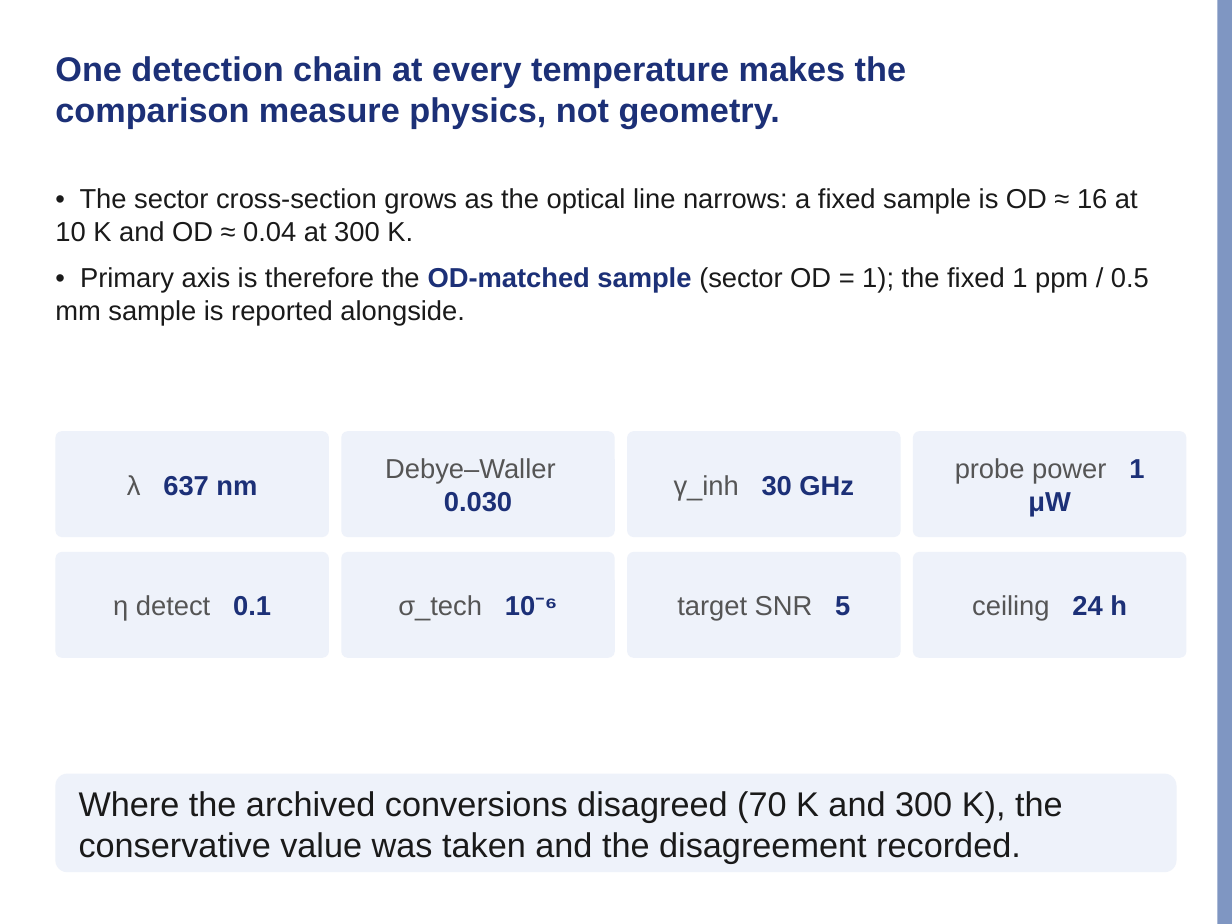
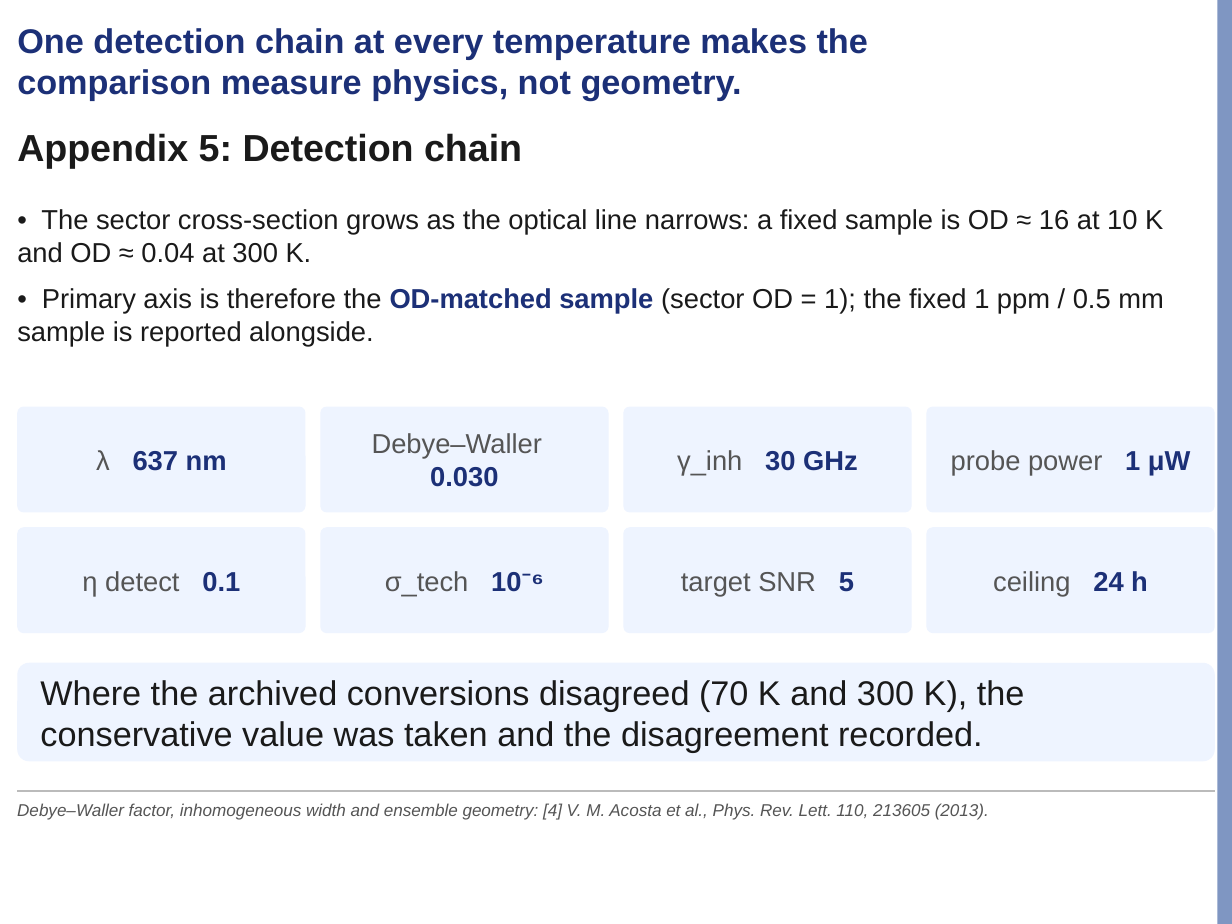
Before and after one commit to Risei412/NV-EIT-space, a slide deck: slide 26 of presentations/lab_seminar/nv_eit_seminar.pptx. Drawn at 1232x924 pixels with LibreOffice and Linux fonts; fonts in the diff are those of the drawing; background and template pictures are left out. Boxes give left, top, right and bottom in pixels: in the first picture for what was removed or moved away, otherwise in the second. Text is boxed around its words. In the diff, an @@ line names an element or a change of style, - is before the commit and + after.

```diff
--- a/presentations/lab_seminar/nv_eit_seminar.pptx
+++ b/presentations/lab_seminar/nv_eit_seminar.pptx
@@ text "One detection chain at every ...": place and size @@
-text "One detection chain at every ..." at bbox=[55, 56, 906, 129]
+text "One detection chain at every ..." at bbox=[17, 28, 868, 101]
@@ text added at bbox=[17, 133, 522, 169], 22 pt, text #1A1A1A, bold @@
+Appendix 5: Detection chain
@@ text "• The sector cross-section grows ..." rewrapped from bbox=[55, 188, 1149, 326] to bbox=[17, 209, 1164, 347] @@
@@ rounded rectangle "λ 637 nm": place and size @@
-rounded rectangle "λ 637 nm" at bbox=[55, 431, 329, 537]
+rounded rectangle "λ 637 nm" at bbox=[17, 407, 306, 513]
@@ rounded rectangle "Debye–Waller 0.030": place and size @@
-rounded rectangle "Debye–Waller 0.030" at bbox=[341, 431, 615, 537]
+rounded rectangle "Debye–Waller 0.030" at bbox=[320, 407, 609, 513]
@@ rounded rectangle "γ_inh 30 GHz": place and size @@
-rounded rectangle "γ_inh 30 GHz" at bbox=[627, 431, 901, 537]
+rounded rectangle "γ_inh 30 GHz" at bbox=[623, 407, 912, 513]
@@ rounded rectangle "probe power 1 μW": place and size @@
-rounded rectangle "probe power 1 μW" at bbox=[913, 431, 1186, 537]
+rounded rectangle "probe power 1 μW" at bbox=[926, 407, 1215, 513]
@@ rounded rectangle "η detect 0.1": place and size @@
-rounded rectangle "η detect 0.1" at bbox=[55, 552, 329, 658]
+rounded rectangle "η detect 0.1" at bbox=[17, 527, 306, 633]
@@ rounded rectangle "σ_tech 10⁻⁶": place and size @@
-rounded rectangle "σ_tech 10⁻⁶" at bbox=[341, 552, 615, 658]
+rounded rectangle "σ_tech 10⁻⁶" at bbox=[320, 527, 609, 633]
@@ rounded rectangle "target SNR 5": place and size @@
-rounded rectangle "target SNR 5" at bbox=[627, 552, 901, 658]
+rounded rectangle "target SNR 5" at bbox=[623, 527, 912, 633]
@@ rounded rectangle "ceiling 24 h": place and size @@
-rounded rectangle "ceiling 24 h" at bbox=[913, 552, 1186, 658]
+rounded rectangle "ceiling 24 h" at bbox=[926, 527, 1215, 633]
@@ fill #EEF2FA to #EEF4FF in 9 elements at bbox=[623, 527, 912, 633], bbox=[623, 407, 912, 513], bbox=[320, 527, 609, 633], bbox=[320, 407, 609, 513], bbox=[926, 407, 1215, 513], bbox=[926, 527, 1215, 633], bbox=[17, 407, 306, 513], bbox=[17, 527, 306, 633], bbox=[17, 663, 1215, 761] @@
@@ rounded rectangle "Where the archived conversions disagreed ...": place and size @@
-rounded rectangle "Where the archived conversions disagreed ..." at bbox=[55, 774, 1177, 872]
+rounded rectangle "Where the archived conversions disagreed ..." at bbox=[17, 663, 1215, 761]
@@ line added from (17, 791) to (1215, 791), #BBBBBB 0.75 pt @@
@@ text added at bbox=[17, 803, 989, 820], 10 pt, text #555555, italic @@
+Debye–Waller factor, inhomogeneous width and ensemble geometry: [4] V. M. Acosta et al., Phys. Rev. Lett. 110, 213605 (2013).
```
Also in this commit, not shown: 20 other slides changed, 1 slide added, 1 slide removed, 13 other files.
